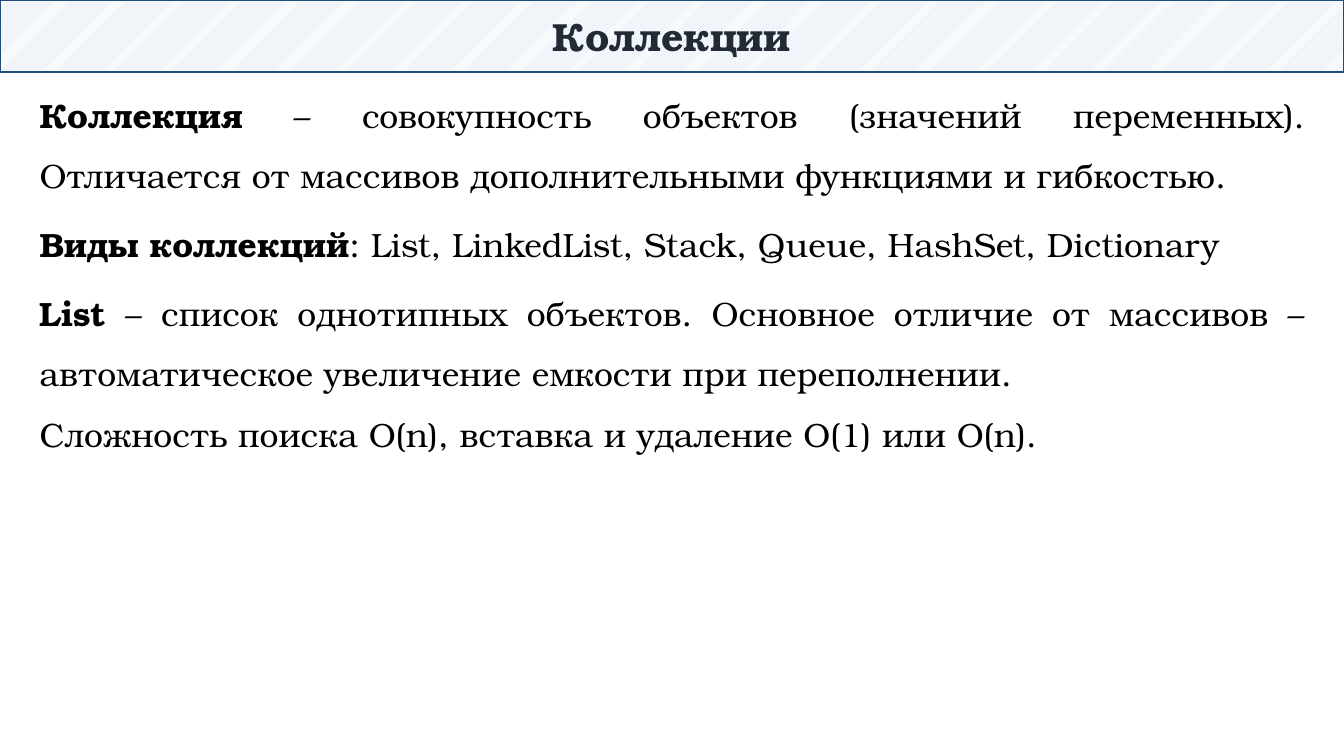
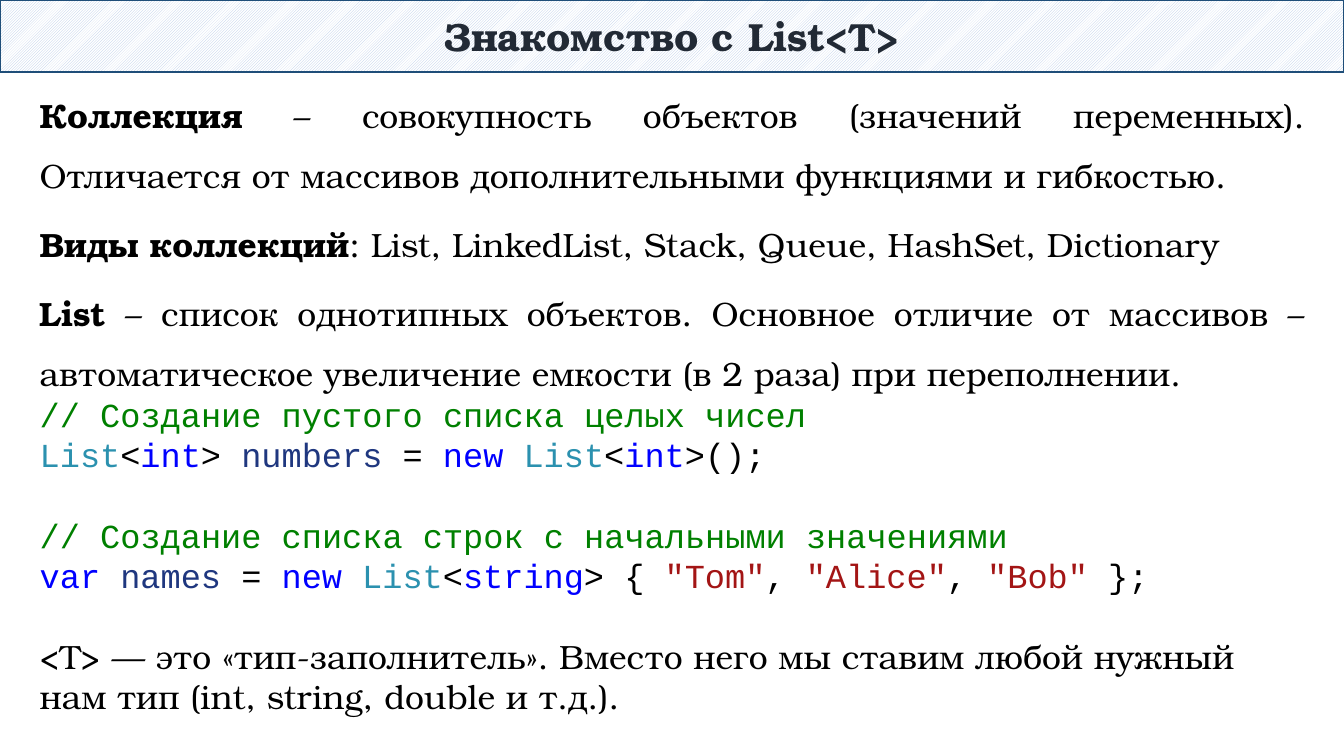
Before and after one commit to DaniilKlyukin/ITiP-1, a slide deck: slide 4 of Лекции/ИТиП 1 лек 6.pptx (slide 23 before the commit). Drawn at 1344x756 pixels with LibreOffice and Linux fonts; fonts in the diff are those of the drawing. Boxes give left, top, right and bottom in pixels: in the first picture for what was removed or moved away, otherwise in the second. Text is boxed around its words. In the diff, an @@ line names an element or a change of style, - is before the commit and + after.

```diff
--- a/Лекции/ИТиП 1 лек 6.pptx
+++ b/Лекции/ИТиП 1 лек 6.pptx
@@ text in rectangle at bbox=[445, 21, 900, 54]: text changed @@
-Коллекции
+Знакомство с List<T>
@@ text at bbox=[40, 300, 1268, 717]: text changed @@
-List – список однотипных объектов. Основное отличие от массивов – автоматическое увеличение емкости при переполнении.
-Сложность поиска O(n), вставка и удаление O(1) или O(n).
+List – список однотипных объектов. Основное отличие от массивов – автоматическое увеличение емкости (в 2 раза) при переполнении.
+// Создание пустого списка целых чисел
+List<int> numbers = new List<int>();
+// Создание списка строк с начальными значениями
+var names = new List<string> { "Tom", "Alice", "Bob" };
+<T> — это «тип-заполнитель». Вместо него мы ставим любой нужный нам тип (int, string, double и т.д.).
```
Also in this commit, not shown: 4 other slides changed, 25 slides added, 22 slides removed, 5 other files.
